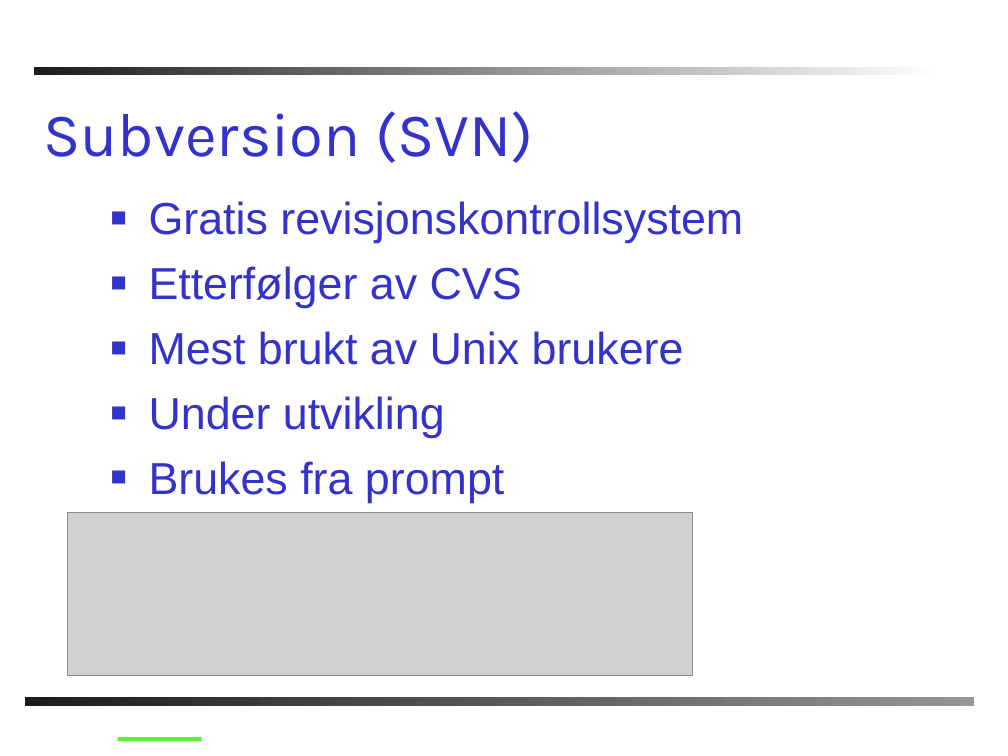
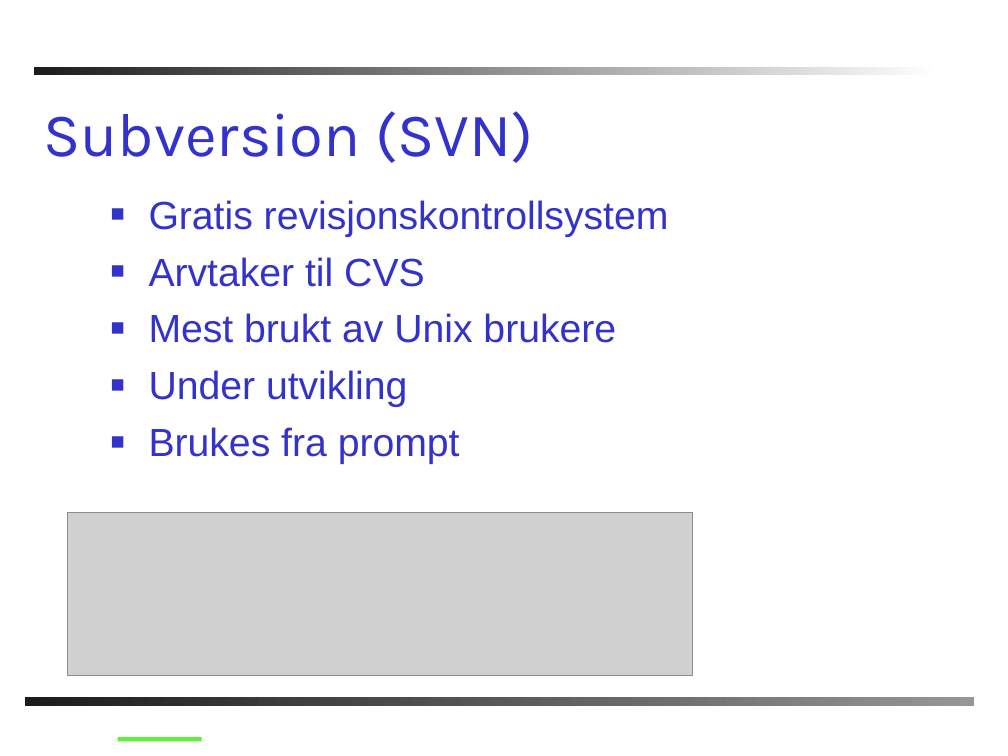
Before and after one commit to windygu/AnkhSVN, a slide deck: slide 5 of doc/powerpoint/Subversion_addin_for_VS.NET.ppt. Drawn at 1008x756 pixels with LibreOffice and Linux fonts; fonts in the diff are those of the drawing; grey boxes stand for pictures; background and template pictures are left out. Boxes give left, top, right and bottom in pixels: in the first picture for what was removed or moved away, otherwise in the second. Text is boxed around its words. In the diff, an @@ line names an element or a change of style, - is before the commit and + after.

```diff
--- a/doc/powerpoint/Subversion_addin_for_VS.NET.ppt
+++ b/doc/powerpoint/Subversion_addin_for_VS.NET.ppt
@@ text at box(149, 200, 669, 464): size 32 to 28 pt in "Gratis revisjonskontrollsystem", "Mest brukt av Unix brukere", "Under utvikling", "Brukes fra prompt"; less space between paragraphs @@
@@ text at box(149, 257, 425, 287): text changed; size 32 to 28 pt @@
-■ Etterfølger av CVS
+■ Arvtaker til CVS
```
Also in this commit, not shown: 15 other slides changed, 2 slides added, 2 slides removed.
